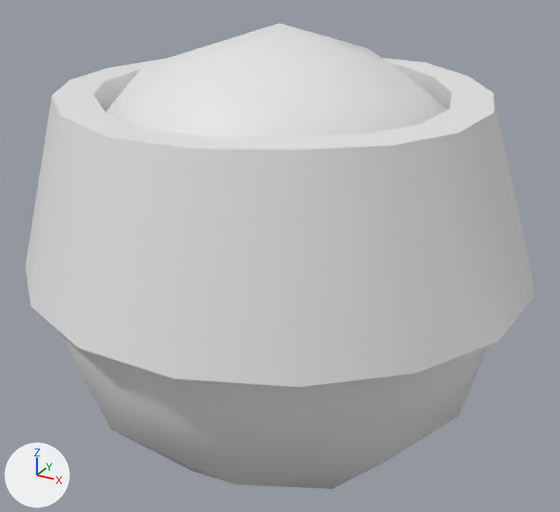
Renders of the Blender file World/Worldassets.blend from each side of a commit.
Camera for both pictures: a 50 mm lens placed at (1.5, -2.72, 1.38), pointed at (-0.01, 0.01, 0.01). Lighting does not change. The marker at lower left points along +X, +Y and +Z. The same objects are shown in both versions, whatever each file hides.

Objects in the first picture: 'Napf'.
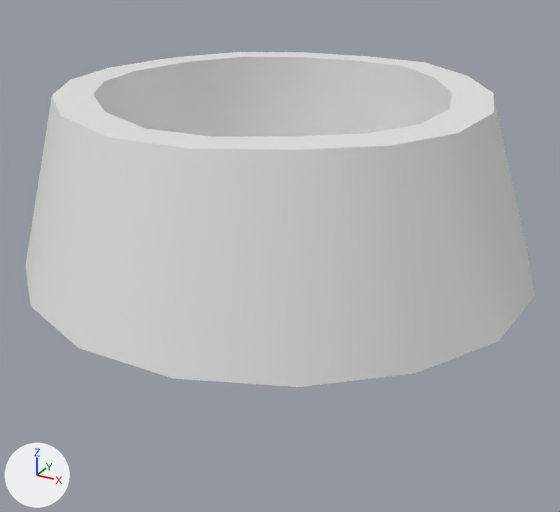
The edits, one by one:
me_cylinder has 110 vertices, 133 faces and spans x -1.06..1.07, y -1.05..1.07, z -1.0..1.0.
me_cylinder is used by ob_napf; location (0.0, 0.0, 0.0).
me_cylinder part 1: the loose piece of 42 vertices spanning x -0.95..0.95, y -1.0..1.0, z -1.0..1.0 is deleted.

Location of each change, (x1, y1, x2, y2) in pixels of the pictures (560 x 512 px):
'Napf', reshaped (28% shorter)
    before: (25, 23, 535, 489)
    after: (25, 52, 535, 387)
part 1 of me_cylinder, deleted
    before: (60, 23, 488, 489)
